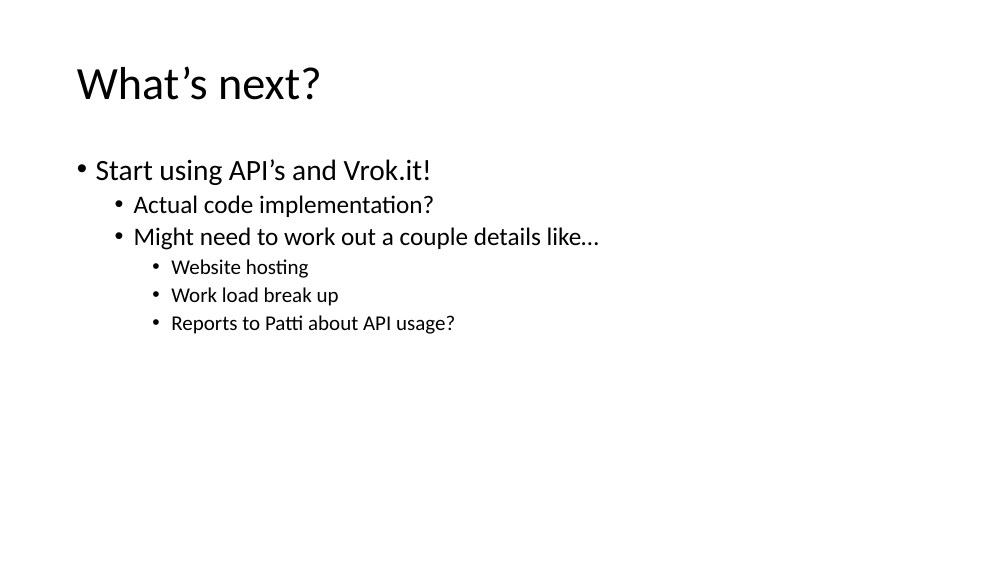
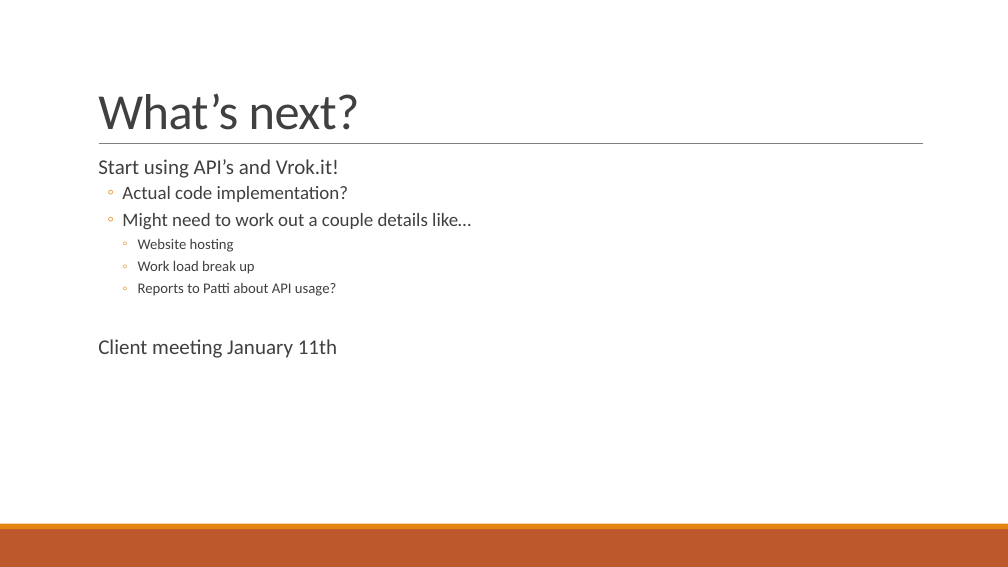
Before and after one commit to gonsalvg/Capstone-Forge-App, a slide deck: slide 34 of Progress Report/Progress report.pptx (slide 33 before the commit). Drawn at 1008x567 pixels with LibreOffice and Linux fonts; fonts in the diff are those of the drawing. Boxes give left, top, right and bottom in pixels: in the first picture for what was removed or moved away, otherwise in the second. Text is boxed around its words. In the diff, an @@ line names an element or a change of style, - is before the commit and + after.

```diff
--- a/Progress Report/Progress report.pptx
+++ b/Progress Report/Progress report.pptx
@@ title "What’s next?": place and size @@
-title "What’s next?" at [77,66,322,100]
+title "What’s next?" at [98,93,360,130]
@@ title "What’s next?" at [98,93,360,130]: size 44 to 48 pt, text colour #000000 to #404040, letter spacing 0 to -0.5 pt; line spacing 0.9 to 0.85; vertical alignment middle to bottom @@
@@ line added from (99, 144) to (923, 144), #808080 0.5 pt @@
@@ text at [98,159,471,296]: size 28 to 20 pt in "Start using API’s and Vrok.it!"; text colour #000000 to #404040 in "Start using API’s and Vrok.it!", "Actual code implementation?", "Might need to work out a couple ...", "Website hosting" and 2 more places; size 24 to 18 pt in "Actual code implementation?", "Might need to work out a couple ..."; size 20 to 14 pt in "Website hosting", "Work load break up", "Reports to Patti about API usage?"; bullet • to  ; more space between paragraphs; bullet • to ◦ @@
@@ text at [98,339,337,358]: paragraph added @@
+  Client meeting January 11th
@@ rectangle added at [0,529,1008,567], fill #BD582C @@
@@ rectangle added at [0,524,1008,529], fill #E48312 @@
```
Also in this commit, not shown: 32 other slides changed, 2 slides added, 1 slide removed.
